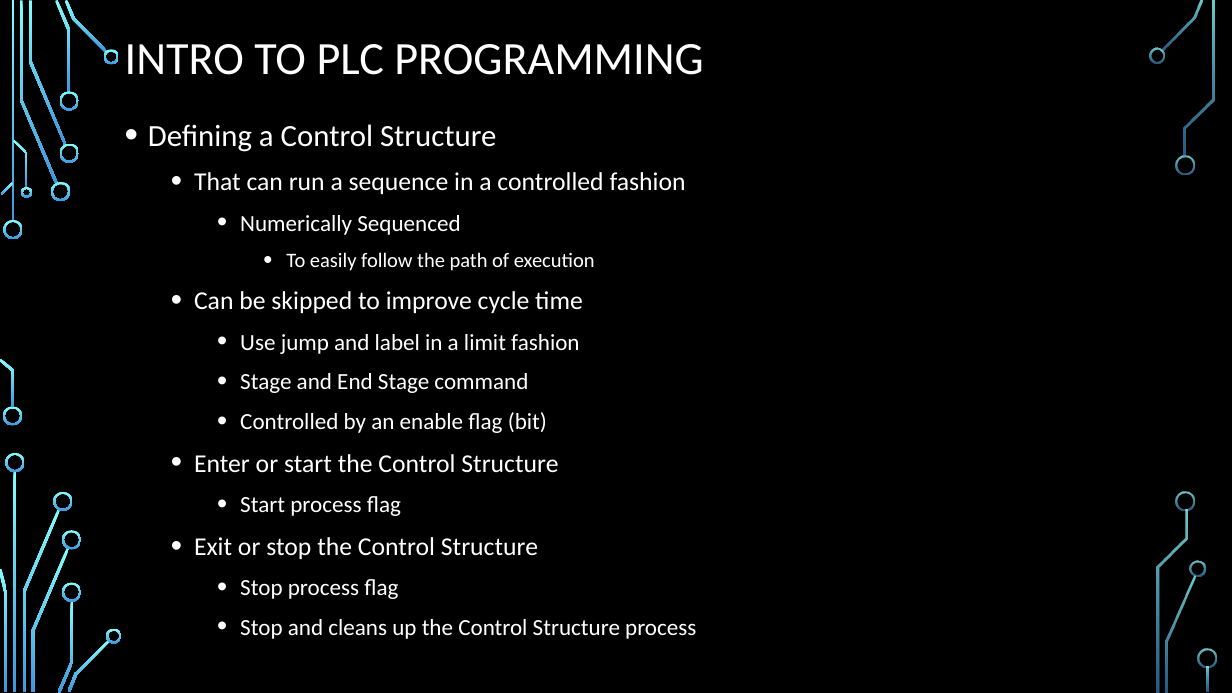
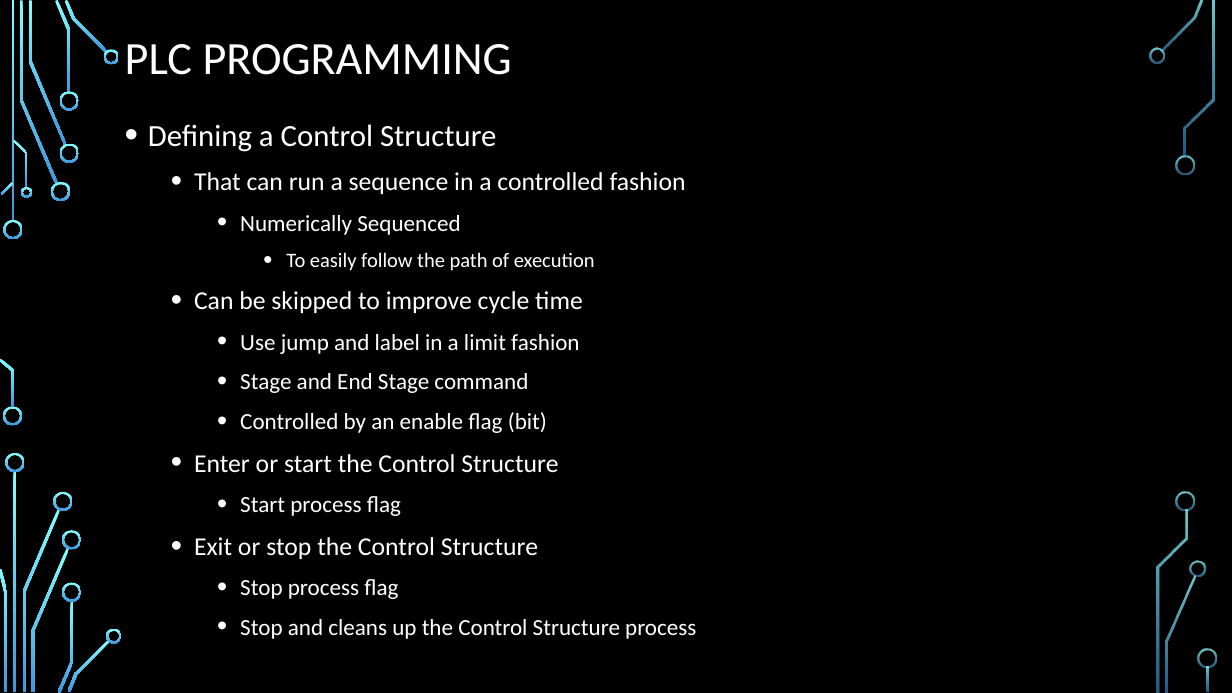
Before and after one commit to ramo1266/PLCProgrammingCourse, a slide deck: slide 5 of PowerPoint/PLC programming - Part 1 - Problems with Large Programs and Solution.pptx. Drawn at 1232x693 pixels with LibreOffice and Linux fonts; fonts in the diff are those of the drawing; background and template pictures are left out. Boxes give left, top, right and bottom in pixels: in the first picture for what was removed or moved away, otherwise in the second. Text is boxed around its words. In the diff, an @@ line names an element or a change of style, - is before the commit and + after.

```diff
--- a/PowerPoint/PLC programming - Part 1 - Problems with Large Programs and Solution.pptx
+++ b/PowerPoint/PLC programming - Part 1 - Problems with Large Programs and Solution.pptx
@@ title at [125,44,512,75]: text changed @@
-INTRO TO PLC PROGRAMMING
+PLC PROGRAMMING
```
Also in this commit, not shown: 7 other slides changed, 3 slides added, 7 other files.
